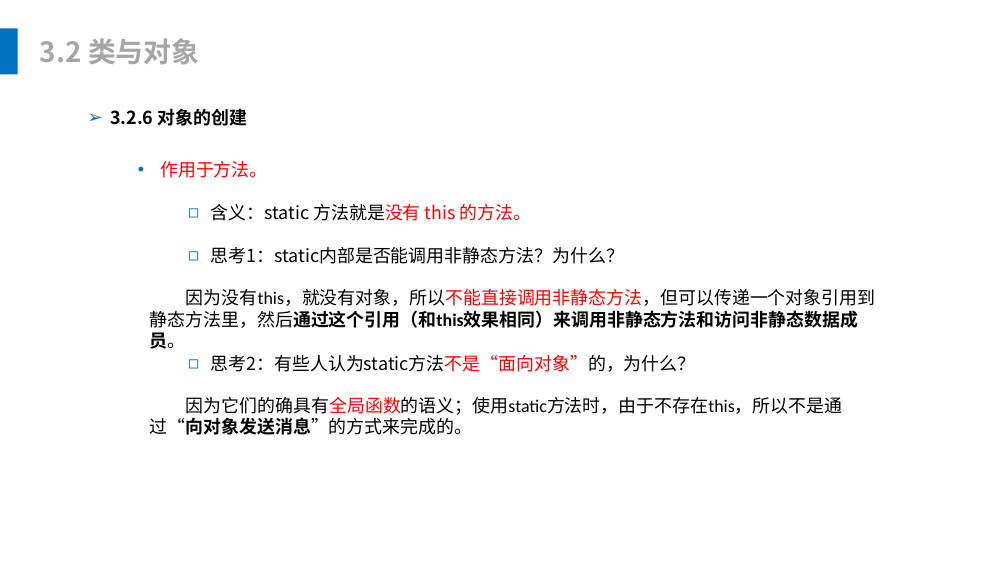
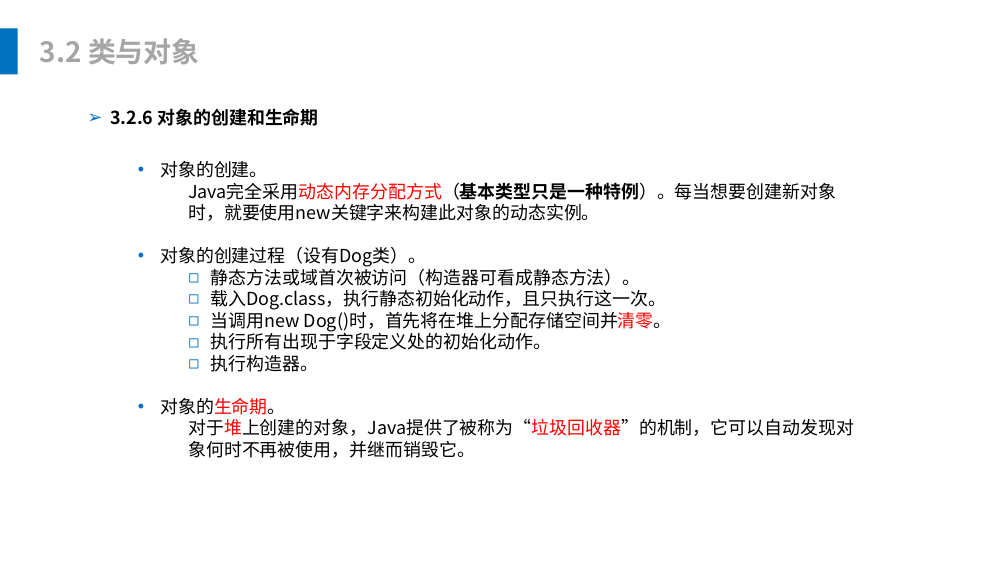
Before and after one commit to leonliu06/JavaTrainning, a slide deck: slide 28 of Java培训.pptx (slide 27 before the commit). Drawn at 1008x567 pixels with LibreOffice and Linux fonts; fonts in the diff are those of the drawing. Boxes give left, top, right and bottom in pixels: in the first picture for what was removed or moved away, otherwise in the second. Text is boxed around its words. In the diff, an @@ line names an element or a change of style, - is before the commit and + after.

Commit message:
ppt

```diff
--- a/Java培训.pptx
+++ b/Java培训.pptx
@@ text at (110,108,319,126): text changed @@
-➢ 3.2.6 对象的创建
+➢ 3.2.6 对象的创建和生命期
@@ text at (160,161,854,458): text changed @@
-  • 作用于方法。
-    ◻ 含义：static 方法就是没有 this 的方法。
-    ◻ 思考1：static内部是否能调用非静态方法？为什么？
-    ◻ 思考2：有些人认为static方法不是“面向对象”的，为什么？
+  • 对象的创建。
+    Java完全采用动态内存分配方式（基本类型只是一种特例）。每当想要创建新对象时，就要使用new关键字来构建此对象的动态实例。
+  • 对象的创建过程（设有Dog类）。
+    ◻ 静态方法或域首次被访问（构造器可看成静态方法）。
+    ◻ 载入Dog.class，执行静态初始化动作，且只执行这一次。
+    ◻ 当调用new Dog()时，首先将在堆上分配存储空间并清零。
+    ◻ 执行所有出现于字段定义处的初始化动作。
+    ◻ 执行构造器。
+  • 对象的生命期。
+    对于堆上创建的对象，Java提供了被称为“垃圾回收器”的机制，它可以自动发现对象何时不再被使用，并继而销毁它。
@@ text removed at (150,289,876,328) @@
-因为没有this，就没有对象，所以不能直接调用非静态方法，但可以传递一个对象引用到静态方法里，然后通过这个引用（和this效果相同）来调用非静态方法和访问非静态数据成员。
@@ text removed at (150,397,842,435) @@
-因为它们的确具有全局函数的语义；使用static方法时，由于不存在this，所以不是通过“向对象发送消息”的方式来完成的。
```
Also in this commit, not shown: 6 other slides changed, 11 slides added, 1 other file.
